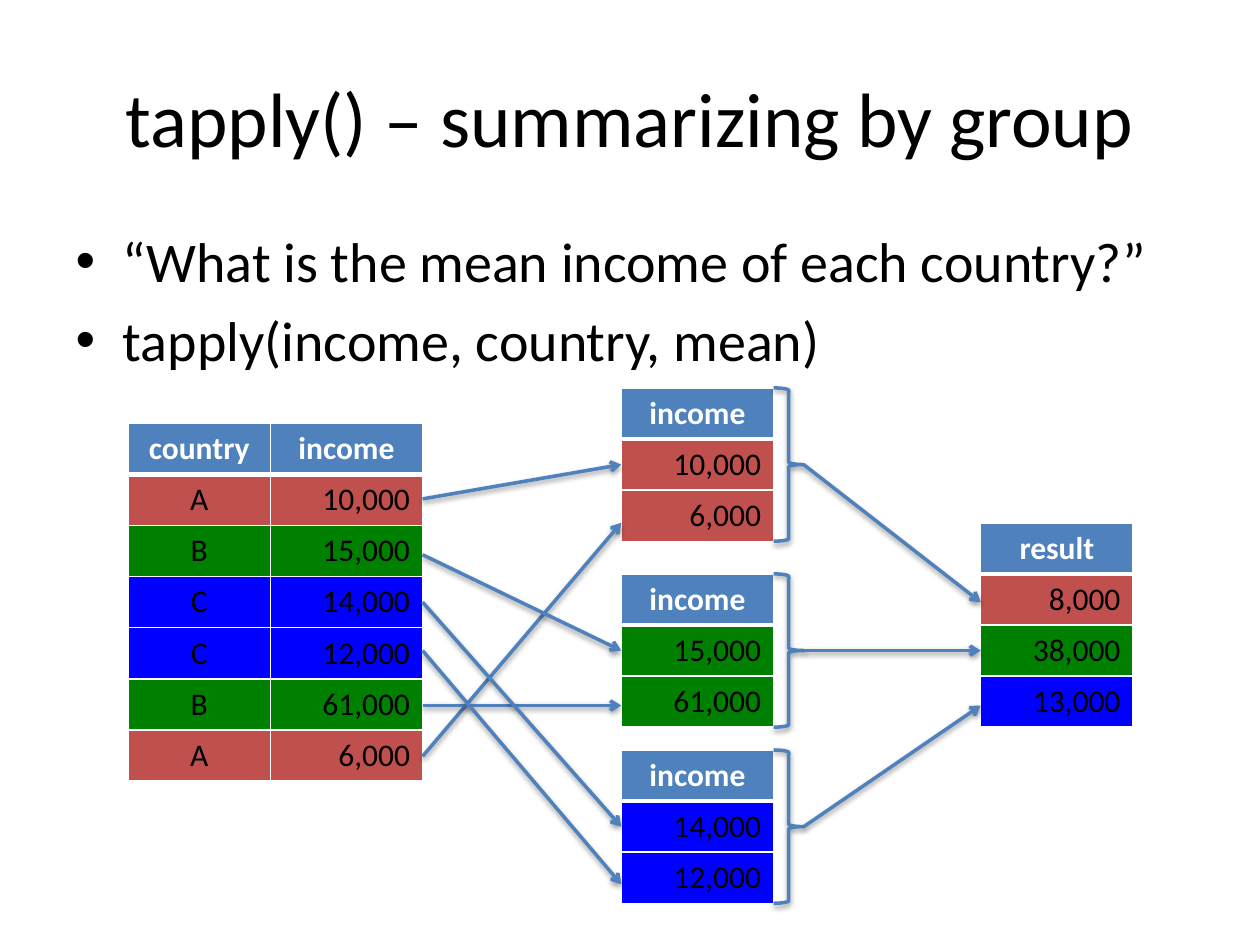
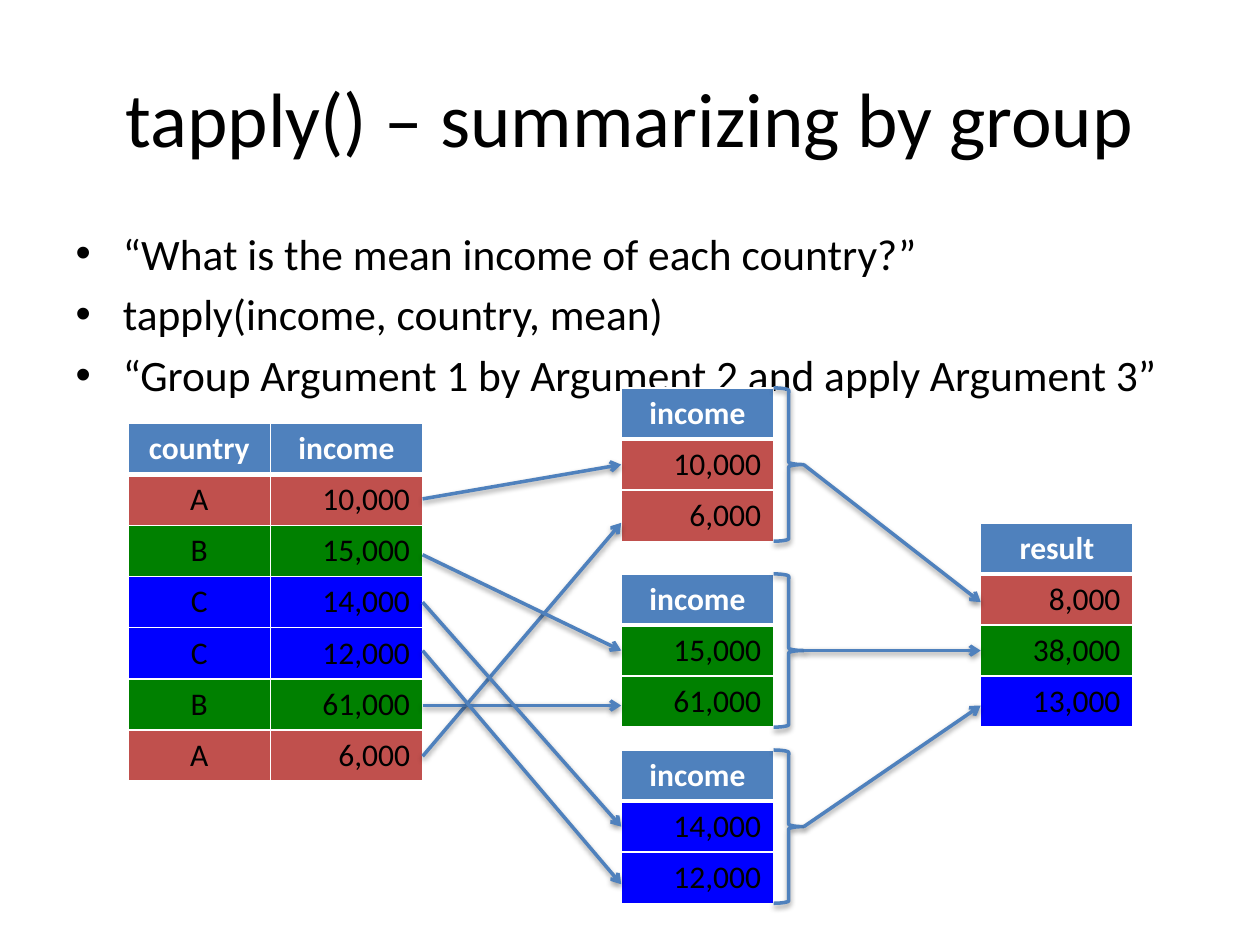
Before and after one commit to IainNZ/ORSoftwareTools2014, a slide deck: slide 4 of IntermediateR/slides.pptx (slide 3 before the commit). Drawn at 1260x945 pixels with LibreOffice and Linux fonts; fonts in the diff are those of the drawing. Boxes give left, top, right and bottom in pixels: in the first picture for what was removed or moved away, otherwise in the second. Text is boxed around its words. In the diff, an @@ line names an element or a change of style, - is before the commit and + after.

```diff
--- a/IntermediateR/slides.pptx
+++ b/IntermediateR/slides.pptx
@@ text at (x1=123, y1=239, x2=917, y2=337): size 32 to 24.8 pt in "“What is the mean income of each ...", "tapply(income, country, mean)"; less space between paragraphs @@
@@ text at (x1=123, y1=360, x2=1156, y2=402): paragraph added @@
+• “Group Argument 1 by Argument 2 and apply Argument 3”
```
Also in this commit, not shown: 1 other slide changed, 1 slide added, 2 other files.
